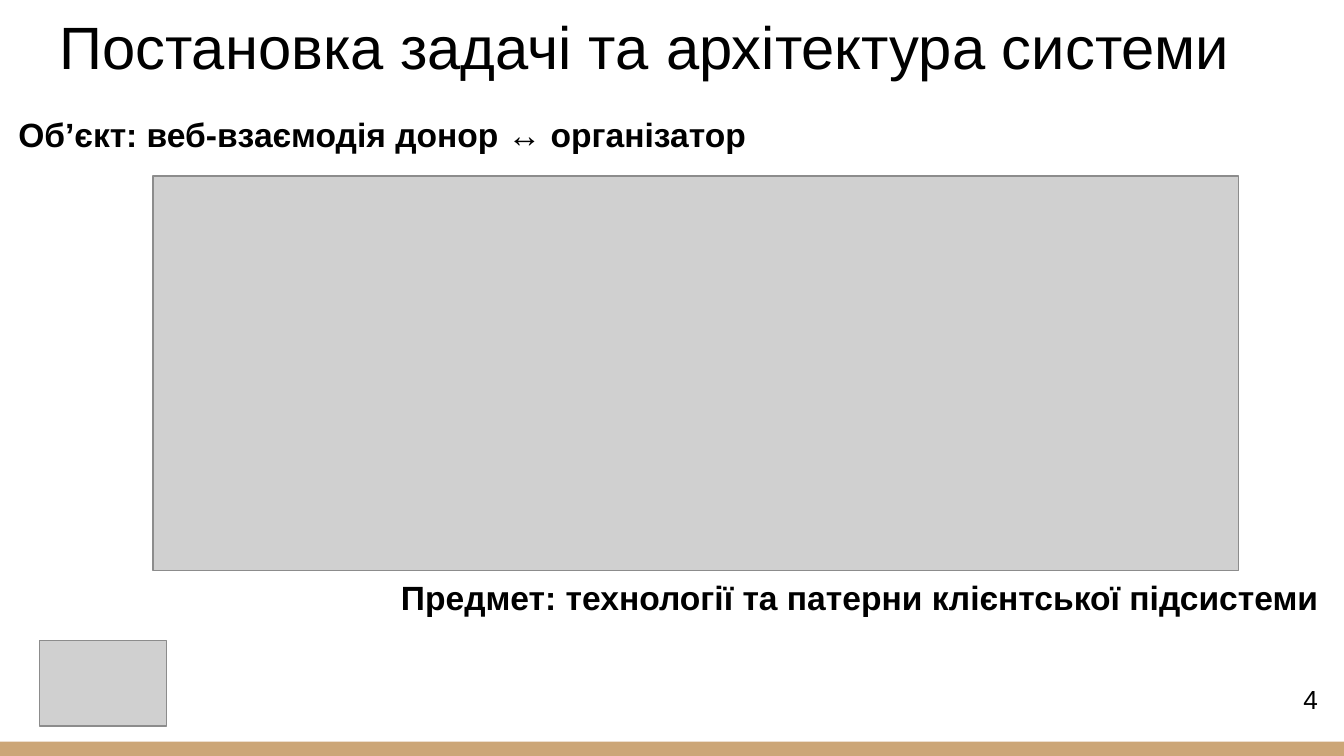
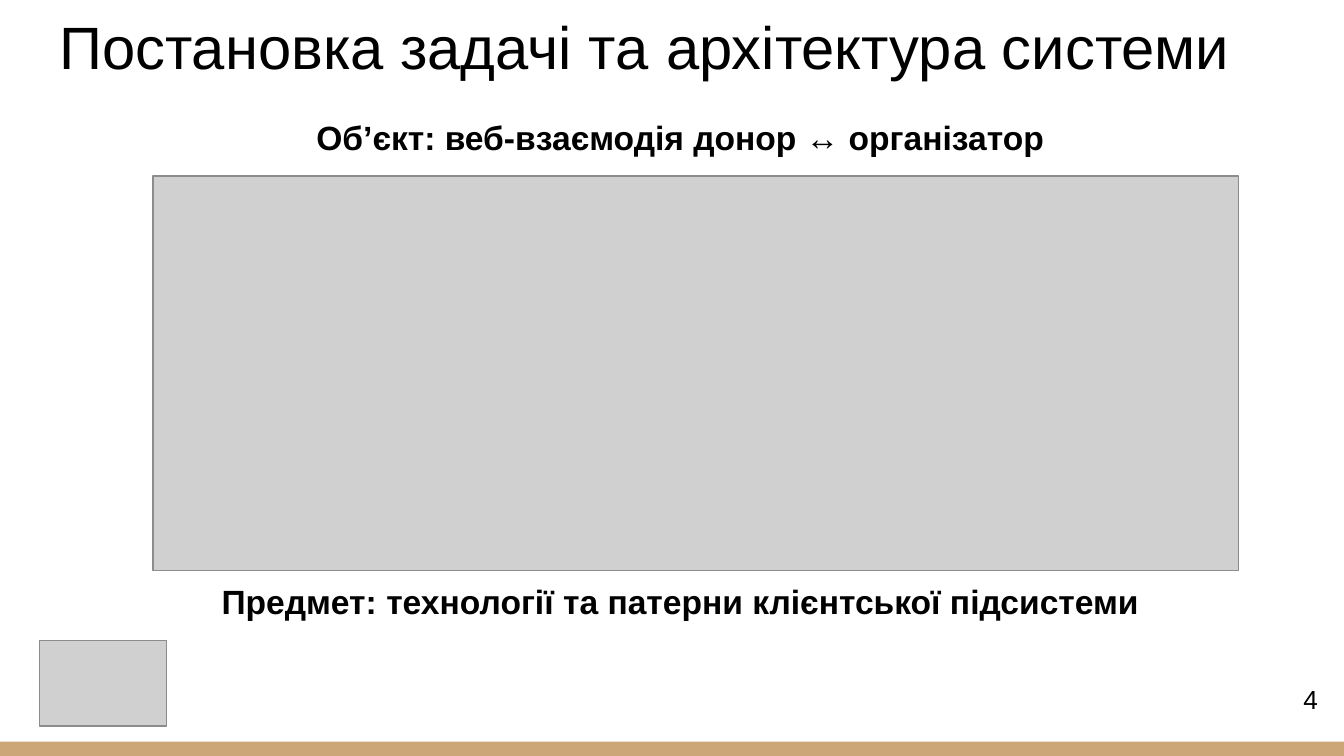
Before and after one commit to NurePakharenkoSerhii/2025_B_PI_PZPI-21-1_Pakharenko_S_O, a slide deck: slide 4 of 2025_Б_ПЗПІ-21-1_Пахаренко_С_О.pptx. Drawn at 1344x756 pixels with LibreOffice and Linux fonts; fonts in the diff are those of the drawing; grey boxes stand for pictures. Boxes give left, top, right and bottom in pixels: in the first picture for what was removed or moved away, otherwise in the second. Text is boxed around its words. In the diff, an @@ line names an element or a change of style, - is before the commit and + after.

```diff
--- a/2025_Б_ПЗПІ-21-1_Пахаренко_С_О.pptx
+++ b/2025_Б_ПЗПІ-21-1_Пахаренко_С_О.pptx
@@ text "Обʼєкт: веб‑взаємодія донор ↔ організатор": place and size @@
-text "Обʼєкт: веб‑взаємодія донор ↔ організатор" at [18,122,1318,616]
+text "Обʼєкт: веб‑взаємодія донор ↔ організатор" at [222,125,1139,620]
@@ text "Обʼєкт: веб‑взаємодія донор ↔ організатор" at [222,125,1139,620]: alignment left to centre; alignment right to centre @@
```
Also in this commit, not shown: 8 other slides changed, 2 slides added, 1 slide removed.
